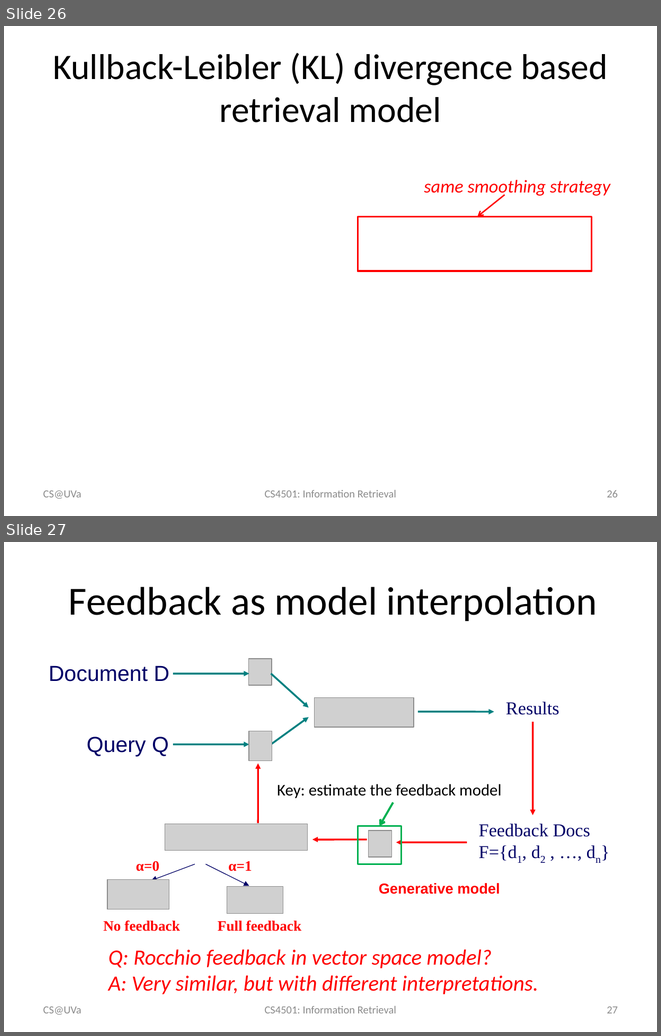
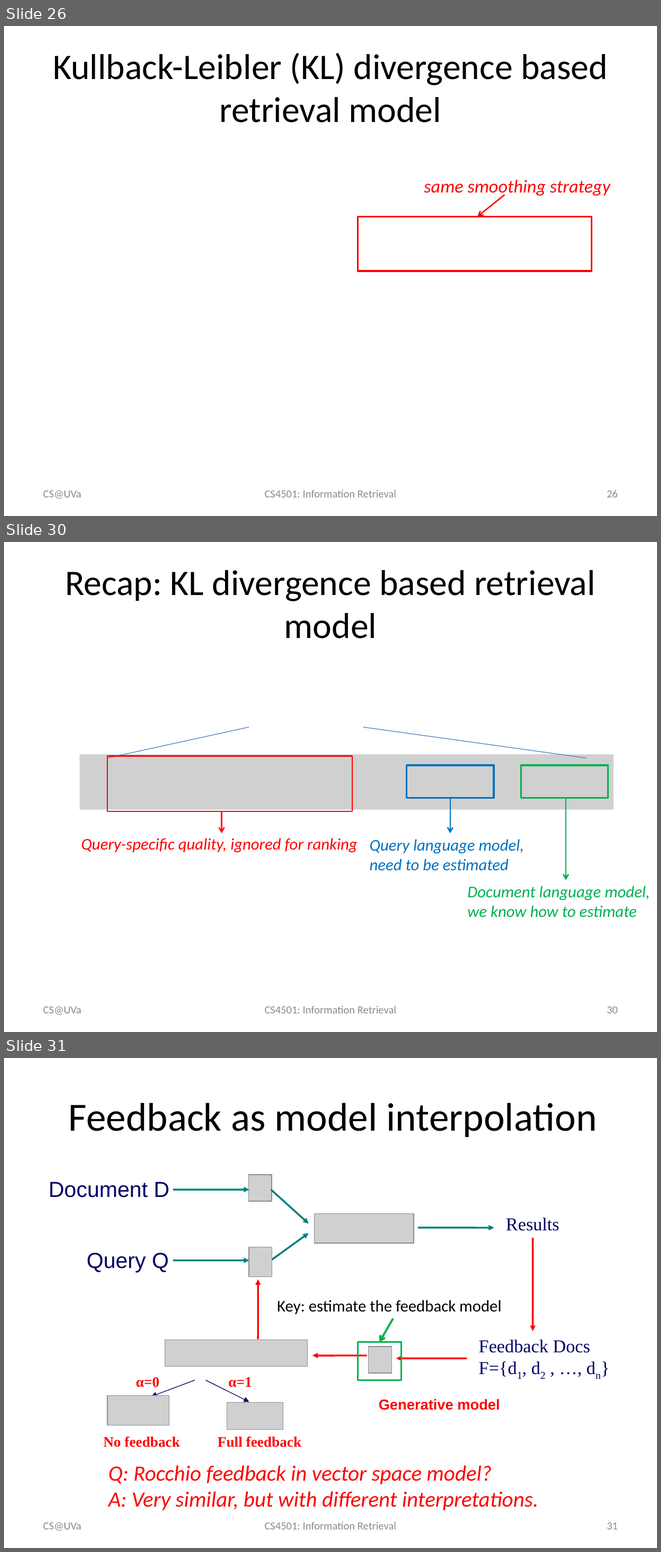
Before and after one commit to wang296/IR2015, a slide deck: docs/Relevance Feedback.pptx. Shown one above the other, each under a label of ours: slides 26 and 27 before the commit, slides 26, 30 and 31 after it; the slides between them are not shown. The pictures are 661x1036 and 661x1552 pixels, drawn with LibreOffice and Linux fonts; fonts in the diff are those of the drawing; grey boxes stand for pictures. Boxes give left, top, right and bottom in pixels: in the first picture for what was removed or moved away, otherwise in the second. Text is boxed around its words. In the diff, an @@ line names an element or a change of style, - is before the commit and + after.

```diff
--- a/docs/Relevance Feedback.pptx
+++ b/docs/Relevance Feedback.pptx
@@ slide 30 added at [4, 542, 657, 1032], background #FFFFFF @@
@@ title added at [65, 570, 595, 638], 39.6 pt, text #000000 @@
+Recap: KL divergence based retrieval model
@@ line added from (249, 727) to (107, 758), #4B7EBC 0.75 pt @@
@@ line added from (586, 758) to (363, 727), #4B7EBC 0.75 pt @@
@@ picture added at [80, 754, 614, 810] @@
@@ rectangle added at [107, 756, 352, 812], outline #FF0000 1.5 pt @@
@@ rectangle added at [407, 765, 494, 798], outline #0070C0 2 pt @@
@@ rectangle added at [521, 765, 608, 798], outline #00B050 2 pt @@
@@ arrow added from (221, 811) to (221, 833), #FF0000 1.5 pt @@
@@ arrow added from (450, 799) to (450, 833), #0070C0 1.5 pt @@
@@ arrow added from (566, 799) to (566, 880), #00B050 1.5 pt @@
@@ text added at [81, 838, 358, 853], 18 pt, text #FF0000, italic @@
+Query-specific quality, ignored for ranking
@@ text added at [370, 839, 524, 871], 18 pt, text #0070C0, italic @@
+Query language model, need to be estimated
@@ text added at [467, 885, 650, 917], 18 pt, text #00B050, italic @@
+Document language model, we know how to estimate
@@ text added at [43, 1006, 81, 1014], 12 pt, text #8C8C8C @@
+CS@UVa
@@ text added at [265, 1006, 396, 1013], 12 pt, text #8C8C8C @@
+CS4501: Information Retrieval
@@ page number added at [607, 1006, 618, 1013], 12 pt, text #8C8C8C @@
+30
@@ what was slide 27 is now slide 31 @@
@@ page number at [607, 1522, 618, 1529]: text changed @@
-27
+31
```
Also in this commit, not shown: 1 slide changed, 3 other slides added, 5 other files.
